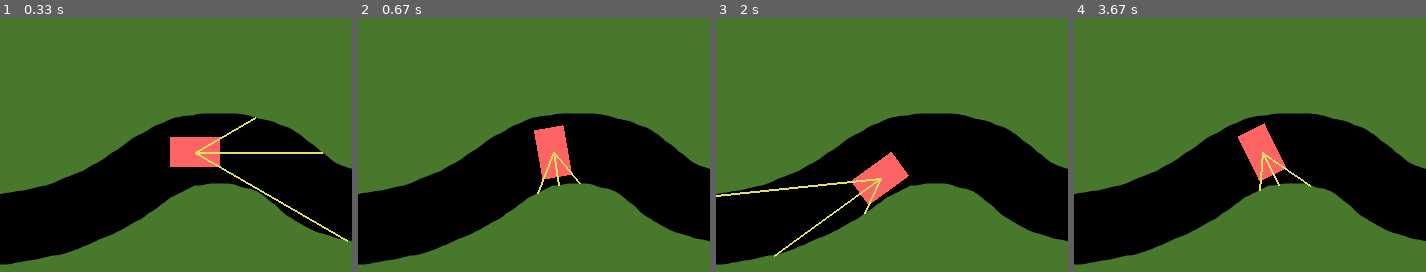
Above: before the commit, frames 1-4 (left to right).
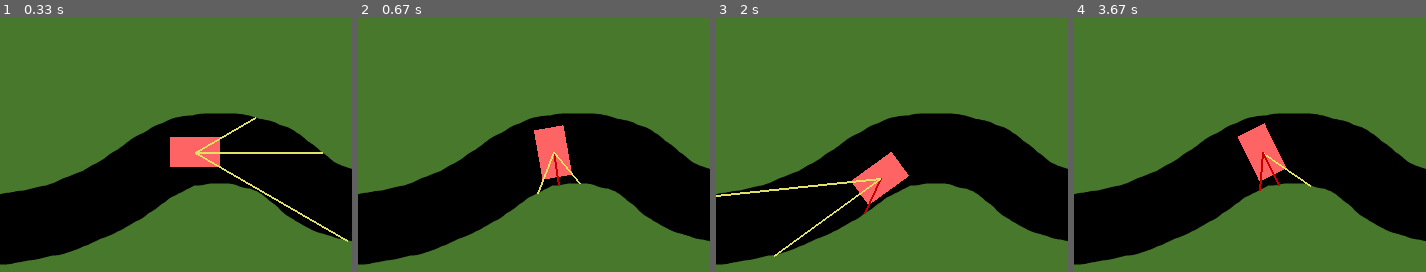
Above: after the commit, the same moments.

Repository: N1k1f0r/simple-driverless-car-pygame
Game: pygame game, started from main.py
Two runs of this game, one before a commit and one after it. Both use one fixed random seed, a clock stepped at 60 frames per second and the inputs below.
Inputs:
- Up to frame 1 (0.33 s): no input
- Up to frame 2 (0.67 s): hold Right from 0.33 s (still down)
- Up to frame 3 (2 s): release Right at 0.8 s; hold Up 0.83-1.13 s; hold Right 1.17-1.63 s; hold Left from 1.67 s (still down)
- Up to frame 4 (3.67 s): release Left at 2.2 s; hold Down 2.23-2.53 s; hold Left 2.57-2.97 s; hold Up 3-3.37 s; hold Right from 3.4 s (still down)
The pictures show only the part of the screen within x 30-80%, y 50-100%; the shares and areas given below are measured in that part.

Frame 1 is identical in both runs. In frame 2, less than 0.1% of the frame differs, in the area x 55-58%, y 53-67%; in frame 3, less than 0.1%; in frame 4, 0.2%, in the area x 52-59%, y 52-69%.

Commit message:
Radar color

Diff:
--- a/main.py
+++ b/main.py
@@ -5,7 +5,8 @@
 #Kolory
 WHITE = (255,255,255)
 BLACK = (30,30,30)
-RED = (255,100,100)
+CAR_COLOR=(255,100,100)
+RED = (200,0,0)
 YELLOW = (225,225,100)
 
 WIDTH,HEIGHT = 800,600
@@ -50,10 +51,14 @@
     x1=x+dx
     y1=y+dy
     steps=0
+    color=YELLOW
     while isOnTrack(x1,y1) and steps<max_steps:
         x1+=dx
         y1+=dy
-    pygame.draw.line(screen,YELLOW,(x,y),(x1,y1),2)
+    l=getLength(x,y,x1,y1)
+    if l<40:
+        color=RED
+    pygame.draw.line(screen,color,(x,y),(x1,y1),2)
     return getLength(x,y,x1,y1)
 
 
@@ -91,7 +96,7 @@
     #screen.fill(BLACK)
     if isOnTrack(x,y):
         car =pygame.Surface((car_width,car_height),pygame.SRCALPHA)
-        pygame.draw.rect(car,RED,(0,0,50,30))
+        pygame.draw.rect(car,CAR_COLOR,(0,0,50,30))
         rotated_car=pygame.transform.rotate(car,-angle)
         rect=rotated_car.get_rect(center=(x,y))
         screen.blit(rotated_car,rect.topleft)
